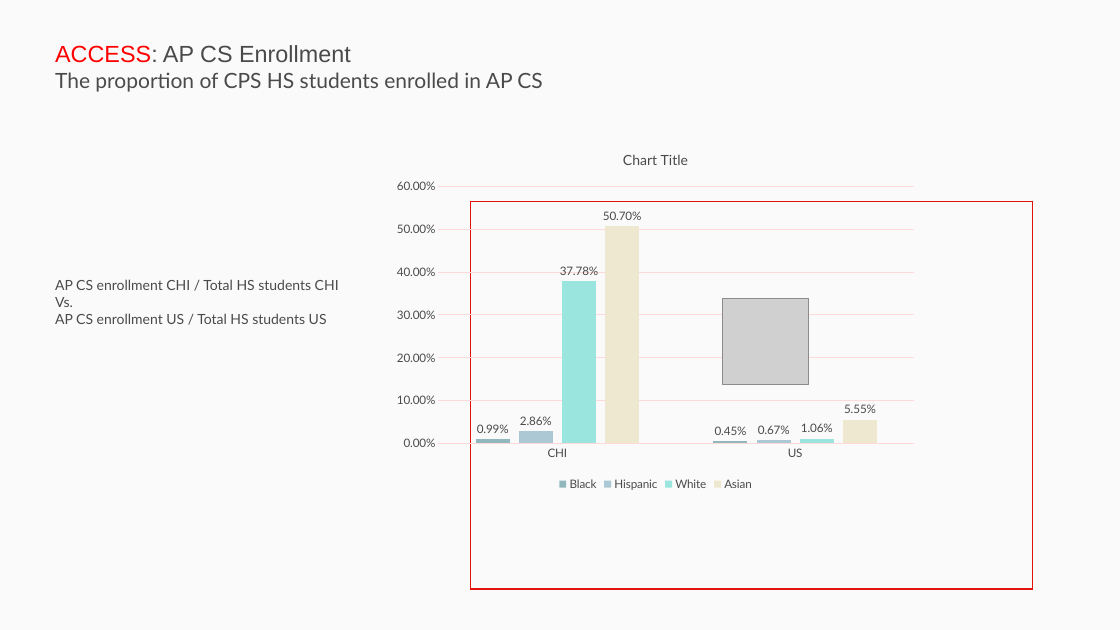
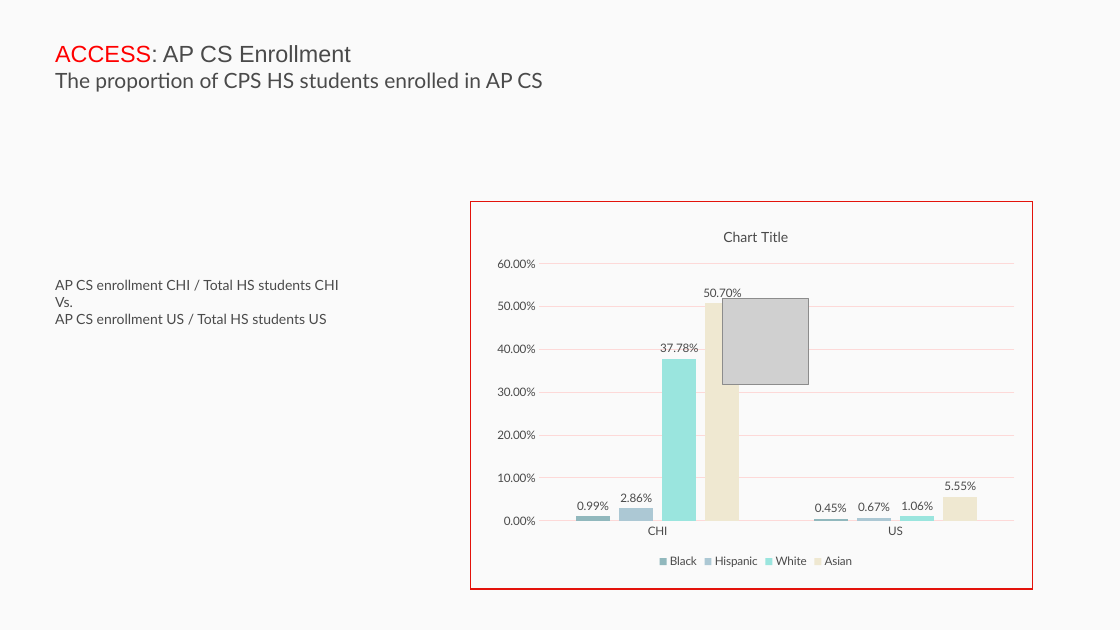
Before and after one commit to p33chicago/P33-DEI-dashboard-project, a slide deck: slide 18 of Deep diving plots.pptx. Drawn at 1120x630 pixels with LibreOffice and Linux fonts; fonts in the diff are those of the drawing; grey boxes stand for pictures. Boxes give left, top, right and bottom in pixels: in the first picture for what was removed or moved away, otherwise in the second. Text is boxed around its words. In the diff, an @@ line names an element or a change of style, - is before the commit and + after.

```diff
--- a/Deep diving plots.pptx
+++ b/Deep diving plots.pptx
@@ column chart: place and size @@
-column chart at <box>386,135,925,495</box>
+column chart at <box>486,213,1025,572</box>
```
Also in this commit, not shown: 10 other slides changed, 1 other file.
